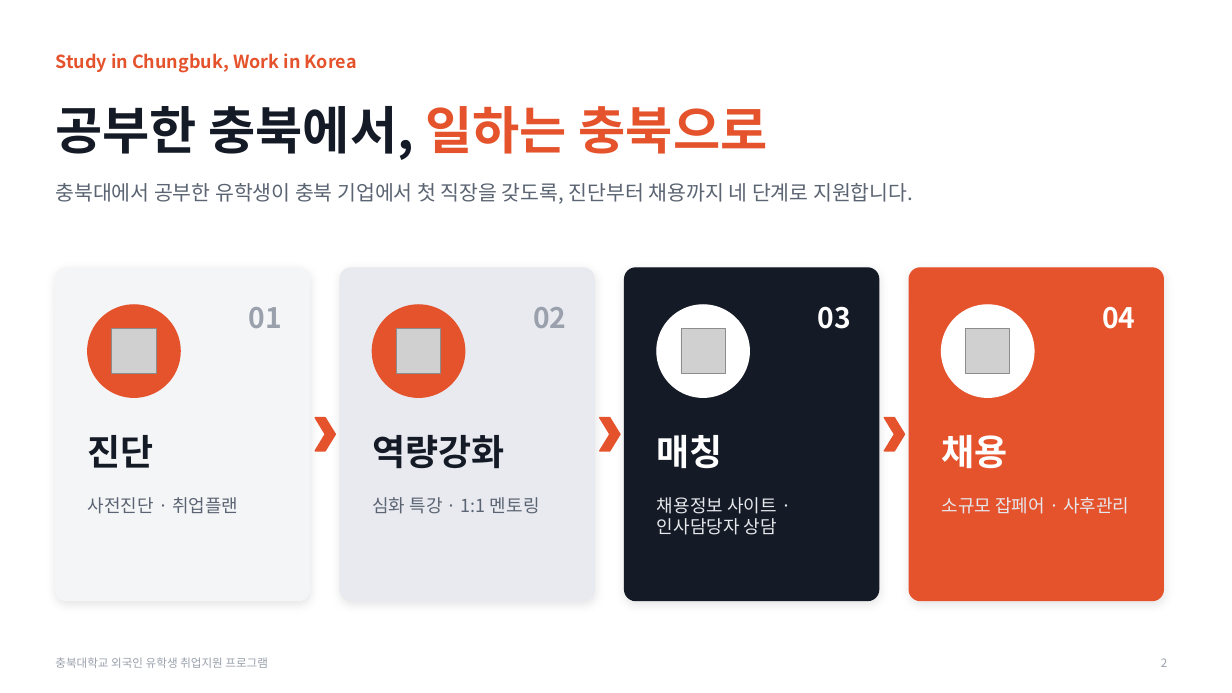
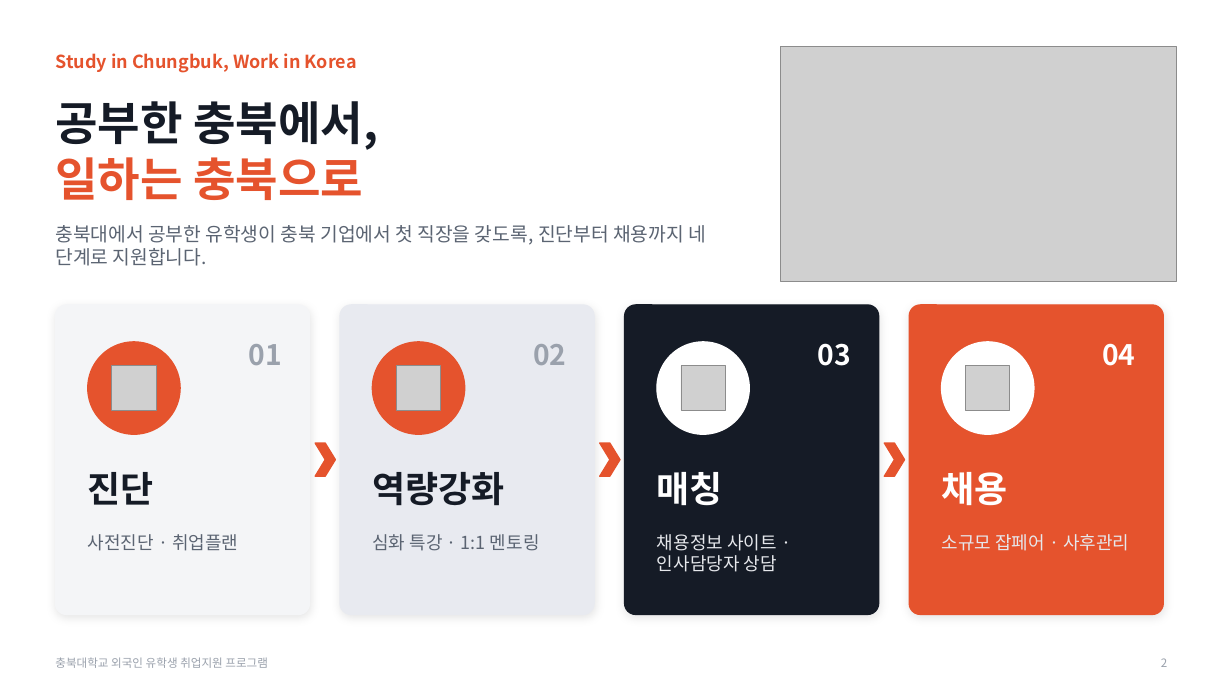
Before and after one commit to job-wave/Codex, a slide deck: slide 2 of output/jobwave-cbnu-proposal/JobWave_proposal_visual.pptx. Drawn at 1232x693 pixels with LibreOffice and Linux fonts; fonts in the diff are those of the drawing; grey boxes stand for pictures. Boxes give left, top, right and bottom in pixels: in the first picture for what was removed or moved away, otherwise in the second. Text is boxed around its words. In the diff, an @@ line names an element or a change of style, - is before the commit and + after.

```diff
--- a/output/jobwave-cbnu-proposal/JobWave_proposal_visual.pptx
+++ b/output/jobwave-cbnu-proposal/JobWave_proposal_visual.pptx
@@ picture added at <box>781,46,1177,282</box> @@
@@ text at <box>55,101,378,200</box>: text changed; size 40 to 36 pt @@
-공부한 충북에서, 일하는 충북으로
+공부한 충북에서,
+일하는 충북으로
@@ text "충북대에서 공부한 유학생이 충북 기업에서 ...": place and size @@
-text "충북대에서 공부한 유학생이 충북 기업에서 ..." at <box>55,183,913,204</box>
+text "충북대에서 공부한 유학생이 충북 기업에서 ..." at <box>55,225,706,266</box>
@@ text "충북대에서 공부한 유학생이 충북 기업에서 ..." at <box>55,225,706,266</box>: size 16 to 15 pt @@
@@ rounded rectangle: place and size @@
-rounded rectangle at <box>55,268,310,601</box>
+rounded rectangle at <box>55,305,310,615</box>
@@ rounded rectangle: place and size @@
-rounded rectangle at <box>340,268,594,601</box>
+rounded rectangle at <box>340,305,594,615</box>
@@ rounded rectangle: place and size @@
-rounded rectangle at <box>625,268,879,601</box>
+rounded rectangle at <box>625,305,879,615</box>
@@ rounded rectangle: place and size @@
-rounded rectangle at <box>909,268,1164,601</box>
+rounded rectangle at <box>909,305,1164,615</box>
@@ 12 texts, 4 pictures, 4 ellipses: place and size @@
-12 texts, 4 pictures, 4 ellipses at <box>88,305,1135,535</box>
+12 texts, 4 pictures, 4 ellipses at <box>88,342,1135,572</box>
@@ 3 chevrons: place and size @@
-3 chevrons at <box>315,418,905,451</box>
+3 chevrons at <box>315,443,905,476</box>
```
Also in this commit, not shown: 8 other slides changed, 10 other files.
